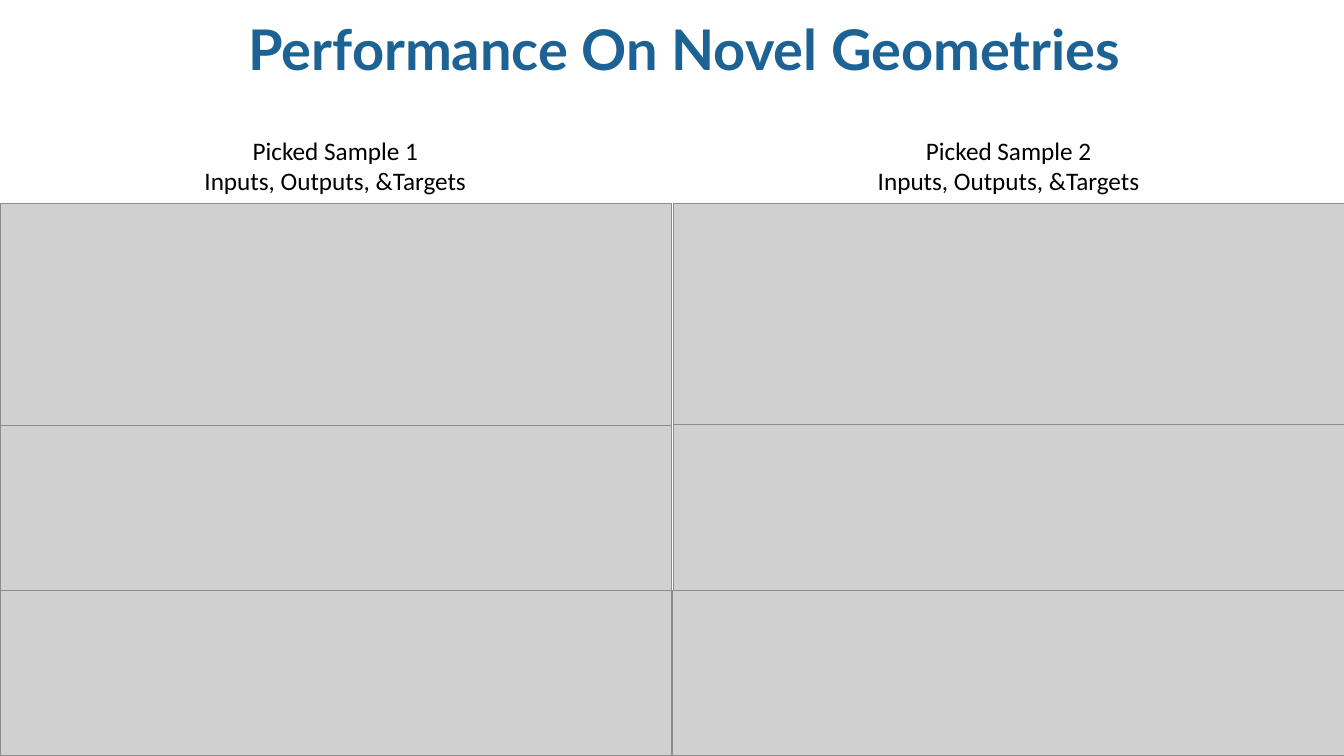
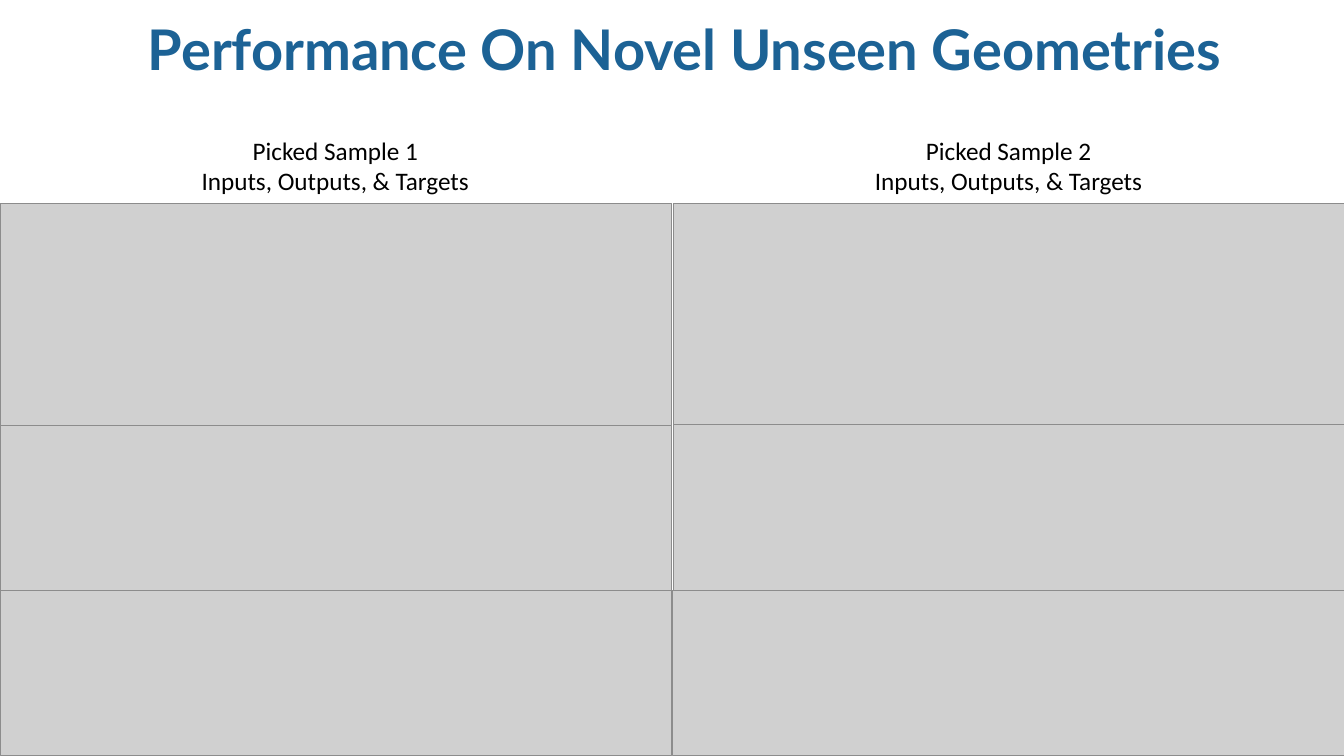
Before and after one commit to trutheresy/NO-2D-Metamaterials, a slide deck: slide 12 of NO_2D_metamaterials_talk.pptx. Drawn at 1344x756 pixels with LibreOffice and Linux fonts; fonts in the diff are those of the drawing; grey boxes stand for pictures; background and template pictures are left out. Boxes give left, top, right and bottom in pixels: in the first picture for what was removed or moved away, otherwise in the second. Text is boxed around its words. In the diff, an @@ line names an element or a change of style, - is before the commit and + after.

```diff
--- a/NO_2D_metamaterials_talk.pptx
+++ b/NO_2D_metamaterials_talk.pptx
@@ text at (x1=148, y1=28, x2=1221, y2=71): text changed @@
-Performance On Novel Geometries
+Performance On Novel Unseen Geometries
@@ text at (x1=202, y1=173, x2=469, y2=195): spaces changed @@
-Inputs, Outputs, &Targets
+Inputs, Outputs, & Targets
@@ text at (x1=875, y1=173, x2=1142, y2=195): spaces changed @@
-Inputs, Outputs, &Targets
+Inputs, Outputs, & Targets
```
Also in this commit, not shown: 9 other slides changed.
